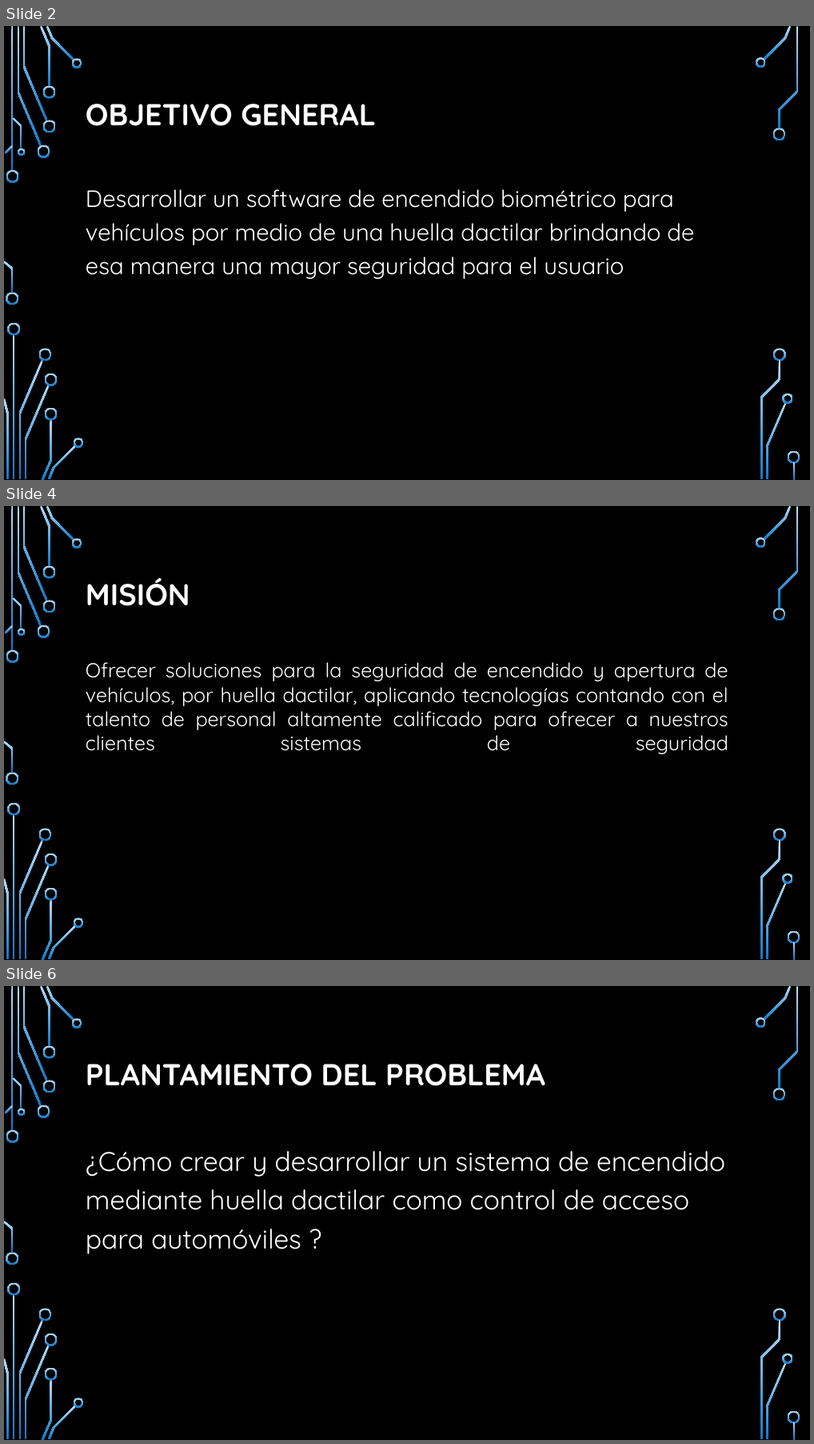
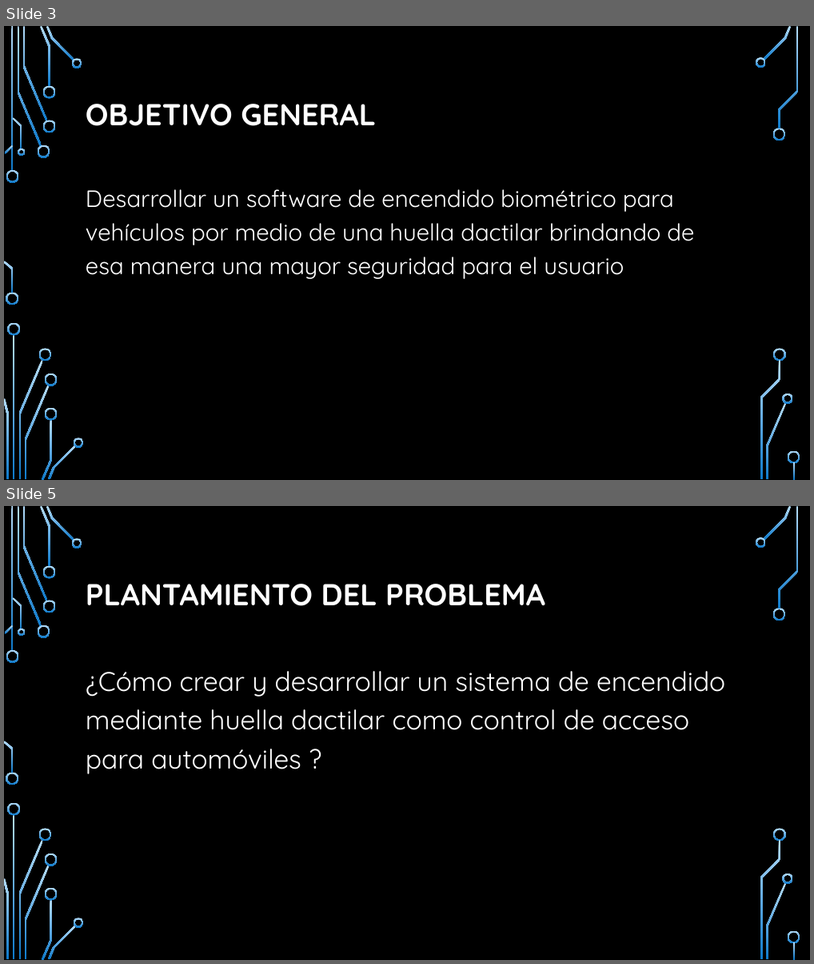
Before and after one commit to rquintero1129/BIS-PROJECT, a slide deck: BIS presentacion.pptx. Shown one above the other, each under a label of ours: slides 2, 4 and 6 before the commit, slides 3 and 5 after it; the slides between them are not shown. The pictures are 814x1444 and 814x964 pixels, drawn with LibreOffice and Linux fonts; fonts in the diff are those of the drawing; background and template pictures are left out. Boxes give left, top, right and bottom in pixels: in the first picture for what was removed or moved away, otherwise in the second. Text is boxed around its words. In the diff, an @@ line names an element or a change of style, - is before the commit and + after.

```diff
--- a/BIS presentacion.pptx
+++ b/BIS presentacion.pptx
@@ slide 4 removed at bbox=[4, 506, 810, 960], background picture (left out); not listed: 36 template elements that a slide beside it also shows @@
@@ title removed at bbox=[86, 578, 190, 606] @@
-MISIÓN
@@ text removed at bbox=[86, 662, 729, 754] @@
-Ofrecer soluciones para la seguridad de encendido y apertura de vehículos, por huella dactilar, aplicando tecnologías contando con el talento de personal altamente calificado para ofrecer a nuestros clientes sistemas de seguridad
@@ what was slide 2 is now slide 3 @@
@@ what was slide 6 is now slide 5 @@
```
Also in this commit, not shown: 6 slides changed, 3 slides added, 1 other slide removed.
